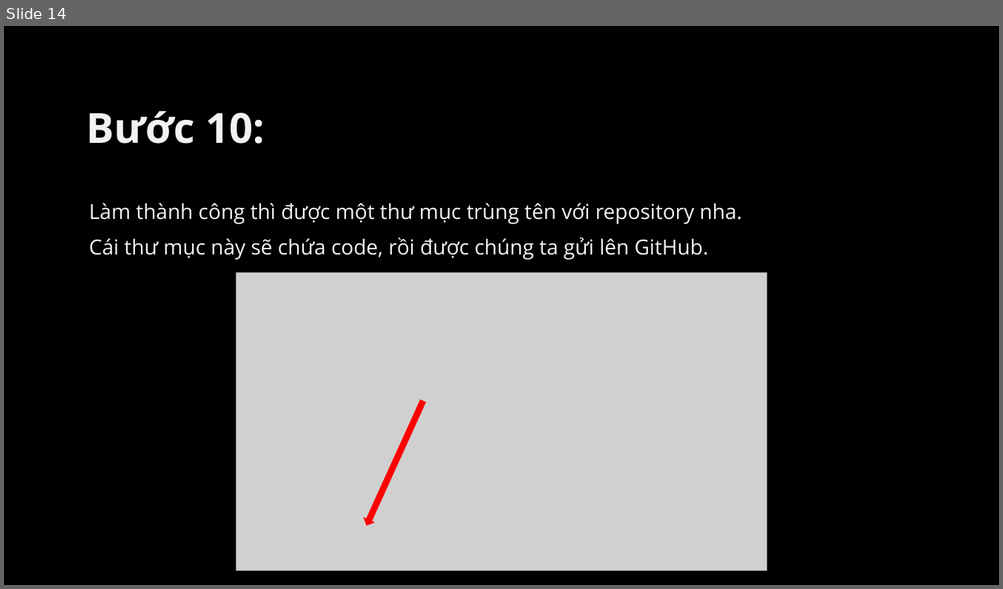
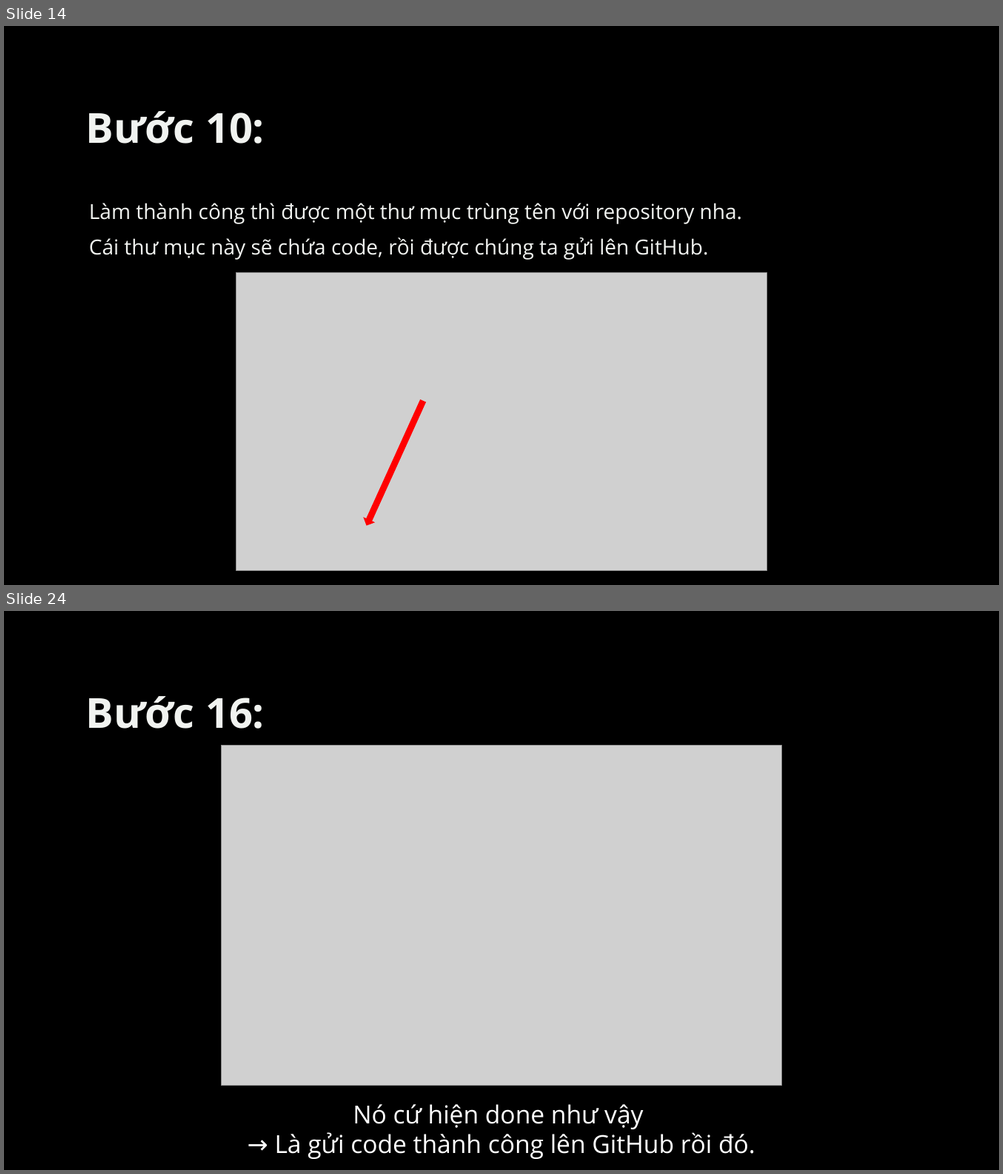
Before and after one commit to conggaro/Cach_up_source_code_len_GitHub, a slide deck: Cách upload source code lên GitHub.pptx. Shown one above the other, each under a label of ours: slide 14 before the commit, slides 14 and 24 after it; the slides between them are not shown. The pictures are 1003x589 and 1003x1174 pixels, drawn with LibreOffice and Linux fonts; fonts in the diff are those of the drawing; grey boxes stand for pictures; background and template pictures are left out. Boxes give left, top, right and bottom in pixels: in the first picture for what was removed or moved away, otherwise in the second. Text is boxed around its words. In the diff, an @@ line names an element or a change of style, - is before the commit and + after.

```diff
--- a/Cách upload source code lên GitHub.pptx
+++ b/Cách upload source code lên GitHub.pptx
@@ slide 24 added at (4, 611, 999, 1170), background picture (left out) @@
@@ title added at (86, 696, 264, 729), 40 pt, text #F1F3F0, bold @@
+Bước 16:
@@ picture added at (221, 745, 782, 1085) @@
@@ text added at (275, 1105, 755, 1159), 24 pt, text #FFFFFF @@
+Nó cứ hiện done như vậy
+→ Là gửi code thành công lên GitHub rồi đó.
```
Also in this commit, not shown: 1 slide changed, 9 other slides added.
